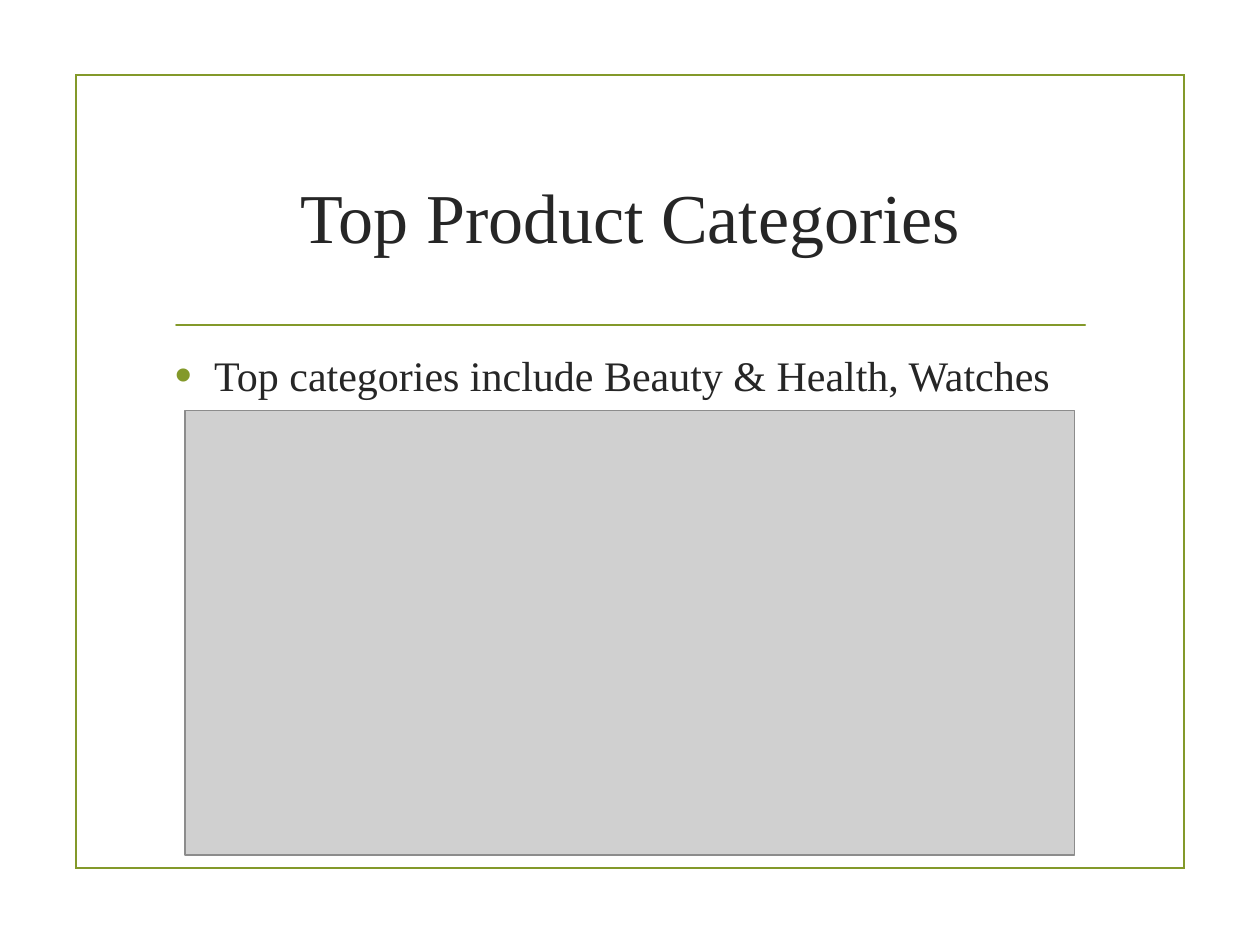
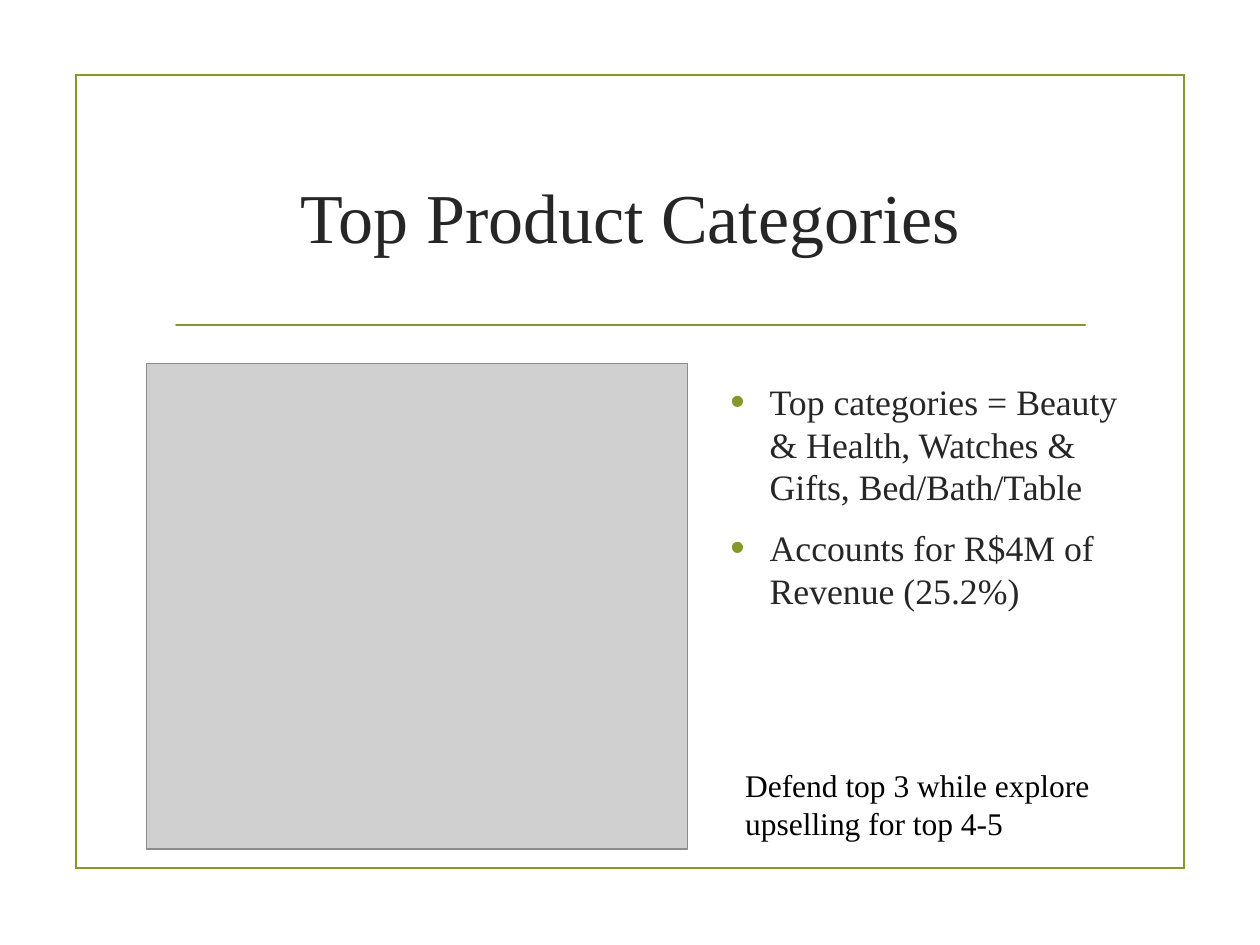
Before and after one commit to weihg27/ecommerce-project, a slide deck: slide 6 of slices/Olist_Ecommerce_Project_Presentation.pptx. Drawn at 1260x945 pixels with LibreOffice and Linux fonts; fonts in the diff are those of the drawing; grey boxes stand for pictures; background and template pictures are left out. Boxes give left, top, right and bottom in pixels: in the first picture for what was removed or moved away, otherwise in the second. Text is boxed around its words. In the diff, an @@ line names an element or a change of style, - is before the commit and + after.

Commit message:
Edited slides 5-7

```diff
--- a/slices/Olist_Ecommerce_Project_Presentation.pptx
+++ b/slices/Olist_Ecommerce_Project_Presentation.pptx
@@ picture: place and size @@
-picture at (185, 411, 1075, 856)
+picture at (147, 364, 688, 849)
@@ text at (770, 391, 1117, 612): text changed; size 24 to 20.4 pt @@
-• Top categories include Beauty & Health, Watches & Gifts, Bed/Bath/Table.
+• Top categories = Beauty & Health, Watches & Gifts, Bed/Bath/Table
+• Accounts for R$4M of Revenue (25.2%)
@@ text added at (745, 775, 1089, 842), 18 pt, text #000000 @@
+Defend top 3 while explore upselling for top 4-5
```
Also in this commit, not shown: 1 other slide changed, 1 slide added, 1 slide removed, 1 other file.
